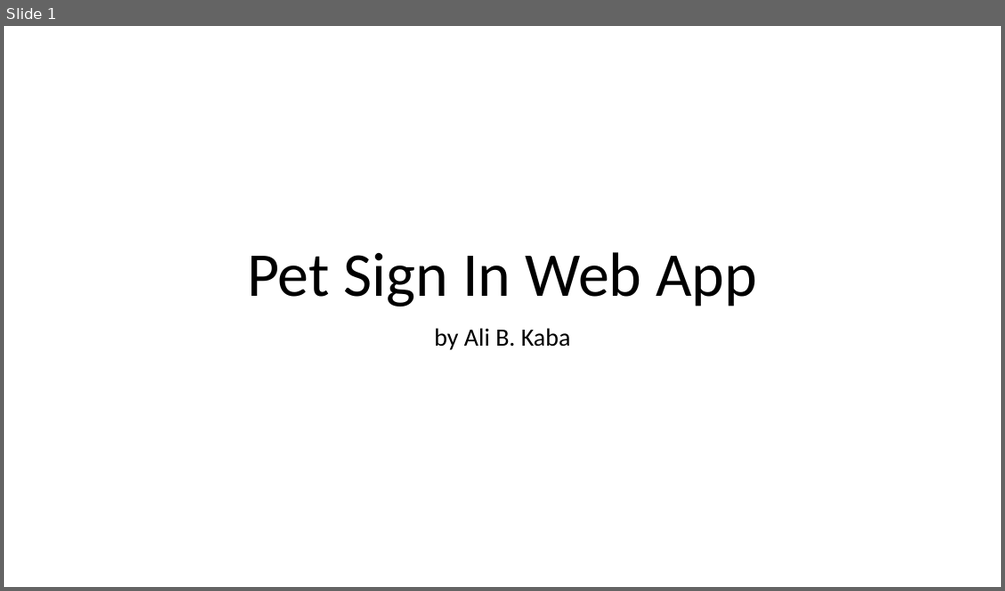
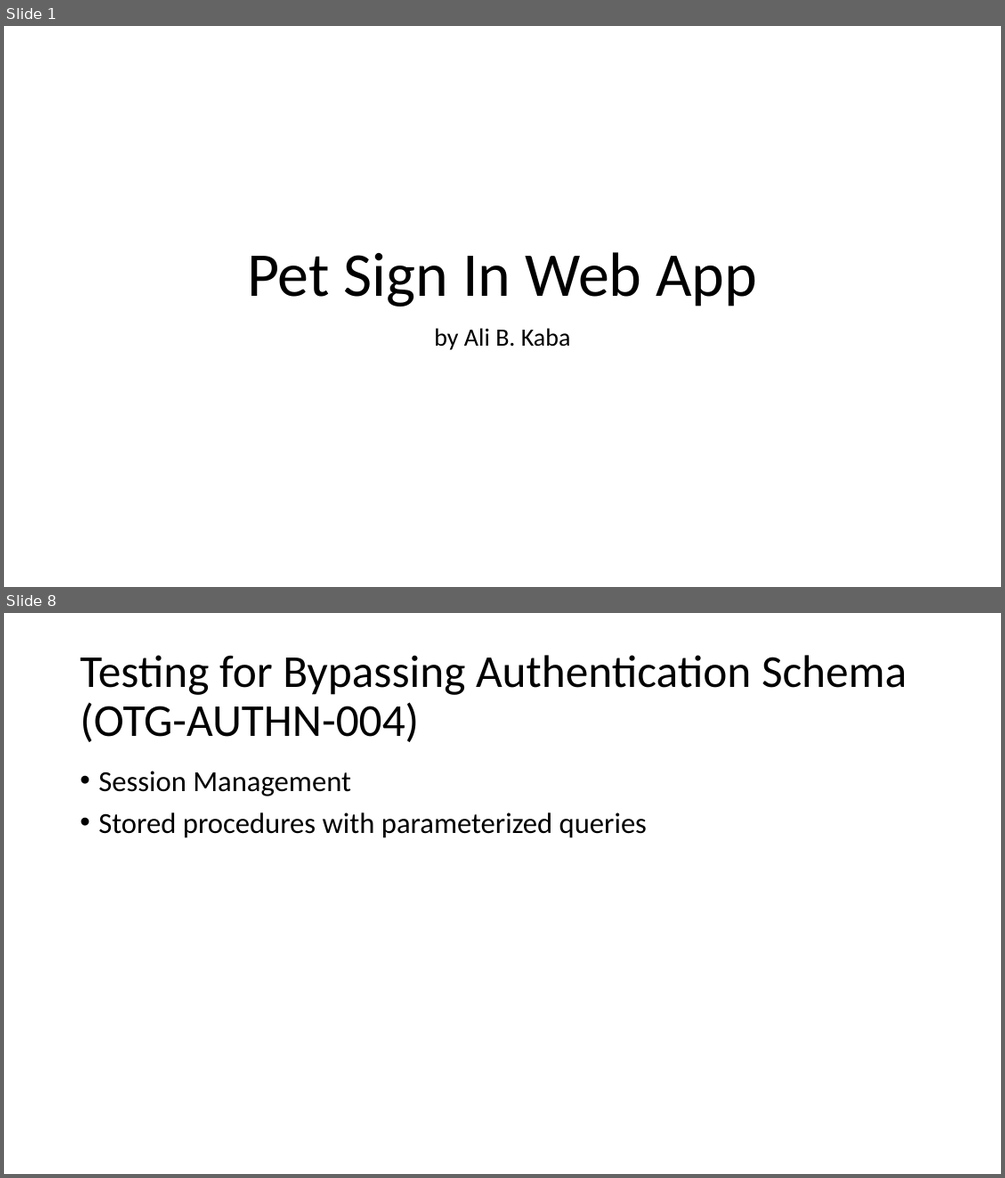
Before and after one commit to alibkaba/Pet_Sign_In_Web_App, a slide deck: doc/Ali_Kaba.pptx. Shown one above the other, each under a label of ours: slide 1 before the commit, slides 1 and 8 after it; the slides between them are not shown. The pictures are 1005x591 and 1005x1178 pixels, drawn with LibreOffice and Linux fonts; fonts in the diff are those of the drawing. Boxes give left, top, right and bottom in pixels: in the first picture for what was removed or moved away, otherwise in the second. Text is boxed around its words. In the diff, an @@ line names an element or a change of style, - is before the commit and + after.

```diff
--- a/doc/Ali_Kaba.pptx
+++ b/doc/Ali_Kaba.pptx
@@ slide 8 added at bbox=[4, 613, 1001, 1174], background #FFFFFF @@
@@ title added at bbox=[80, 655, 906, 742], 44 pt, text #000000 @@
+Testing for Bypassing Authentication Schema (OTG-AUTHN-004)
@@ text added at bbox=[98, 771, 647, 838], 28 pt, text #000000 @@
+• Session Management
+• Stored procedures with parameterized queries
```
Also in this commit, not shown: 2 slides changed, 13 other slides added, 2 slides removed, 10 other files.
